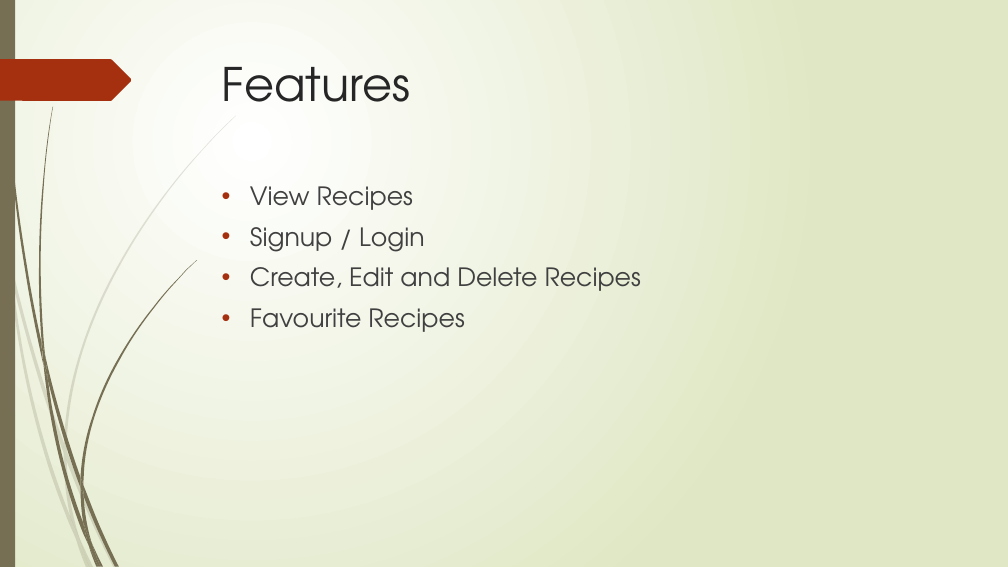
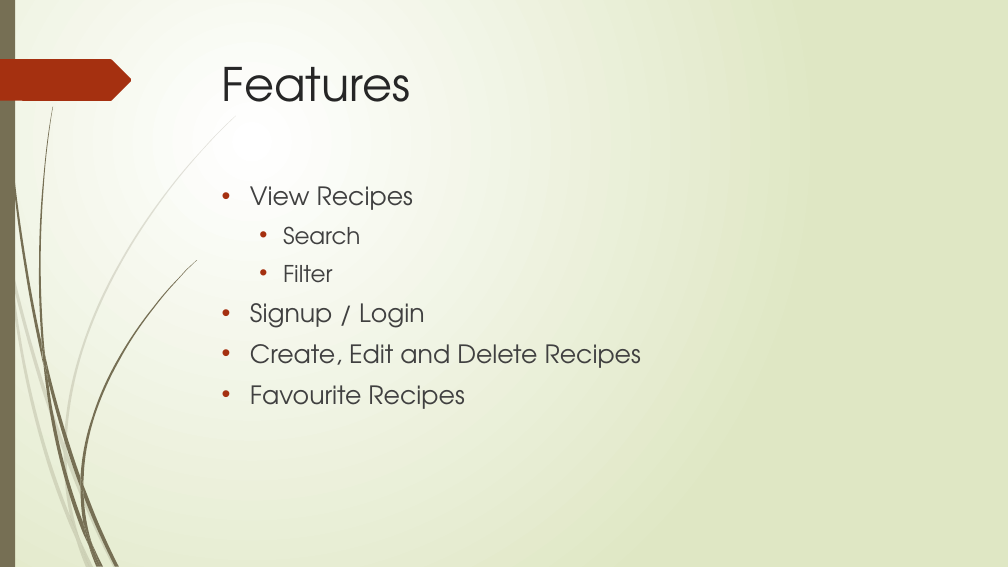
Before and after one commit to bheuju/Cooking-App, a slide deck: slide 2 of Materials/presentation.pptx. Drawn at 1008x567 pixels with LibreOffice and Linux fonts; fonts in the diff are those of the drawing. Boxes give left, top, right and bottom in pixels: in the first picture for what was removed or moved away, otherwise in the second. Text is boxed around its words. In the diff, an @@ line names an element or a change of style, - is before the commit and + after.

```diff
--- a/Materials/presentation.pptx
+++ b/Materials/presentation.pptx
@@ text at [283, 226, 360, 283]: paragraphs added @@
+  • Search
+  • Filter
```
Also in this commit, not shown: 2 other slides changed, 1 slide added, 3 other files.
